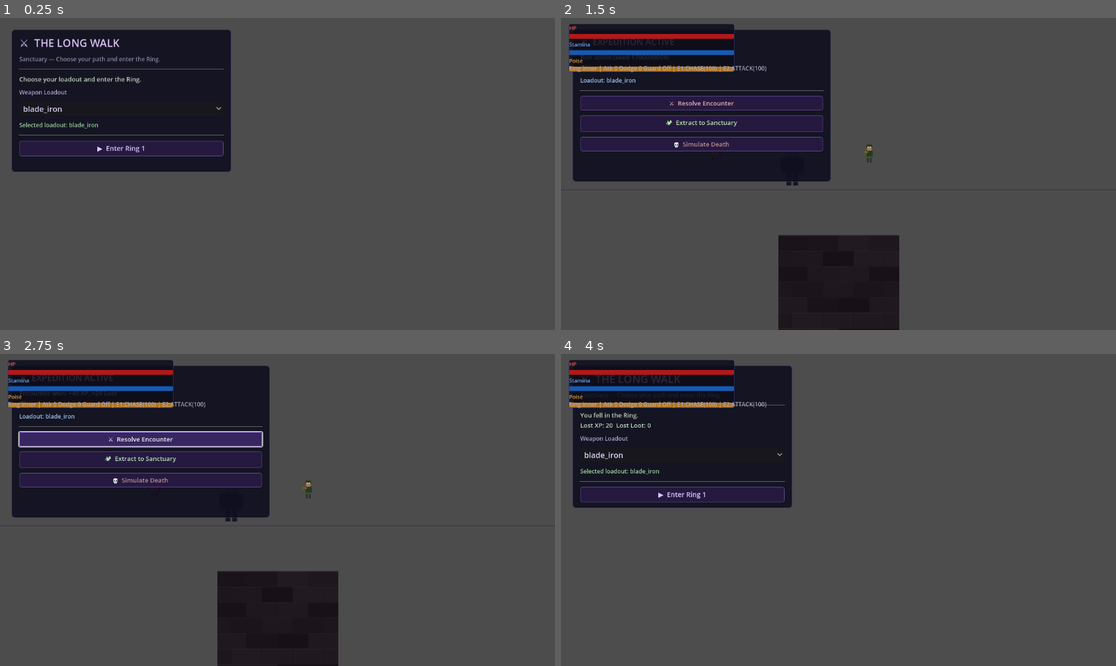
Above: before the commit, frames 1-4 (two rows, left to right).
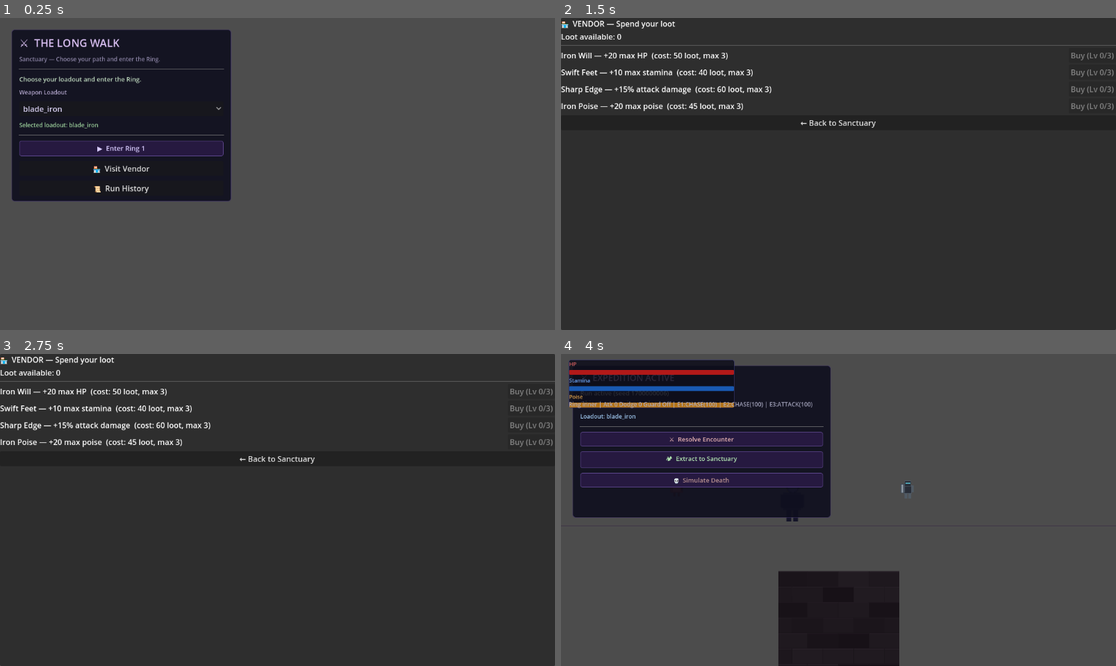
Above: after the commit, the same moments.

Repository: cbradshaw11/game-concept
Game: Godot game, scene res://scenes/main.tscn
Same seed, same stepped clock (60 frames per second), same inputs: the game is played once before the commit and once after it.
Inputs (mouse positions are in pixels of both pictures, inside the frame that each line leads up to):
- Up to frame 1 (0.25 s): no input
- Up to frame 2 (1.5 s): click (683, 167) at 0.5 s, where only the run after the commit has a clickable "🏪 Visit Vendor"; click (683, 149) at 1.25 s, where only the run before the commit has a clickable "▶ Enter Ring 1"
- Up to frame 3 (2.75 s): click (138, 438) at 2 s, where only the run before the commit has a clickable "⚔ Resolve Encounter"
- Up to frame 4 (4 s): click (699, 460) at 2.75 s, where only the run before the commit has a clickable "🏕 Extract to Sanctuary"; click (699, 478) at 3.5 s, where only the run before the commit has a clickable "💀 Simulate Death"

The runs differ from the first frame. In frame 1, 3.9% of the frame differs, in the area x 2-42%, y 47-59%; in frame 2, 91%; in frame 3, 92%, in the area x 0-100%, y 0-100%; in frame 4, 19%.

Commit message:
feat: [M15-T3-T6] wire audio into combat arena, vendor UI, Ring 2 button, FlowUI update
- combat_arena.gd: play attack/hit/dodge/guard/death/victory/combat music via AudioManager
- combat_arena.gd: load ring-specific background (arena_bg_mid.png for mid ring)
- flow_ui.gd: Ring 2 button (unlocks after first Ring 1 extraction), vendor panel, run history, UI click sounds
- main.gd: wire vendor_purchase_pressed signal, ring-aware contract targets, VendorSystem integration

Diff:
--- a/game/scenes/combat/combat_arena.gd
+++ b/game/scenes/combat/combat_arena.gd
@@ -54,11 +54,20 @@
 	_load_background()
 	_load_player_sprite()
 	_update_hud()
+	# Start combat music when arena becomes active
+	if AudioManager:
+		AudioManager.play_combat_music()
 
 func _load_background() -> void:
-	var bg_path := "res://assets/backgrounds/arena_bg.png"
+	# Check for ring-specific background first, fallback to default
+	var bg_name := "arena_bg.png"
+	if ring_id == "mid":
+		bg_name = "arena_bg_mid.png"
+	var bg_path := "res://assets/backgrounds/" + bg_name
 	if ResourceLoader.exists(bg_path):
 		arena_bg.texture = load(bg_path) as Texture2D
+	elif ResourceLoader.exists("res://assets/backgrounds/arena_bg.png"):
+		arena_bg.texture = load("res://assets/backgrounds/arena_bg.png") as Texture2D
 
 func _load_player_sprite() -> void:
 	var path := SPRITE_BASE + "player.png"
@@ -73,6 +82,7 @@
 	guard_active = false
 	encounter_enemy_count = max(1, enemy_count)
 	encounter_completed = false
+	_load_background()
 	_spawn_enemies(encounter_enemy_count)
 	player.set_guarding(false)
 	_update_hud()
@@ -96,6 +106,8 @@
 		enemy.tick(distance_to_player, delta)
 	if _all_enemies_defeated():
 		encounter_completed = true
+		if AudioManager:
+			AudioManager.play_victory()
 		encounter_cleared.emit(encounter_enemy_count)
 	_update_hud()
 
@@ -103,16 +115,22 @@
 	attack_count += 1
 	_apply_damage_to_front_enemy(40)
 	attack_hook_triggered.emit()
+	if AudioManager:
+		AudioManager.play_attack()
 	_update_hud()
 
 func _on_dodge_triggered() -> void:
 	dodge_count += 1
 	dodge_hook_triggered.emit()
+	if AudioManager:
+		AudioManager.play_dodge()
 	_update_hud()
 
 func _on_guard_changed(is_guarding: bool) -> void:
 	guard_active = is_guarding
 	guard_hook_changed.emit(is_guarding)
+	if is_guarding and AudioManager:
+		AudioManager.play_guard()
 	_update_hud()
 
 func _update_hud() -> void:
@@ -200,9 +218,13 @@
 				# Death: dissolve + heavy shake
 				_start_death_dissolve(i)
 				trigger_screen_shake(5.0, 0.3)
+				if AudioManager:
+					AudioManager.play_death()
 			else:
 				# Regular hit: light shake
 				trigger_screen_shake(2.0, 0.12)
+				if AudioManager:
+					AudioManager.play_hit()
 			return
 
 
--- a/game/scripts/main.gd
+++ b/game/scripts/main.gd
@@ -5,15 +5,18 @@
 const SaveSystem = preload("res://scripts/systems/save_system.gd")
 const CombatArenaScene = preload("res://scenes/combat/combat_arena.tscn")
 const ContractSystem = preload("res://scripts/systems/contract_system.gd")
+const VendorSystem = preload("res://scripts/systems/vendor_system.gd")
 
 @onready var flow_ui: FlowUI = $FlowUI
 
 var ring_director := RingDirector.new()
 var reward_system := RewardSystem.new()
 var contract_system := ContractSystem.new()
+var vendor_system := VendorSystem.new()
 var active_encounter: Dictionary = {}
 var selected_weapon_id: String = "blade_iron"
 var combat_arena: CombatArena = null
+var current_run_ring: String = "inner"
 
 func _ready() -> void:
 	print("The Long Walk MVP Slice 1 booted")
@@ -29,6 +32,7 @@
 	flow_ui.extract_pressed.connect(_on_extract_pressed)
 	flow_ui.die_pressed.connect(_on_die_pressed)
 	flow_ui.loadout_selected.connect(_on_loadout_selected)
+	flow_ui.vendor_purchase_pressed.connect(_on_vendor_purchase_pressed)
 
 func _connect_state() -> void:
 	GameState.run_started.connect(flow_ui.on_run_started)
@@ -36,19 +40,27 @@
 	GameState.extracted.connect(flow_ui.on_extracted)
 	GameState.player_died.connect(_on_player_died)
 
-func _on_start_run_pressed() -> void:
+func _on_start_run_pressed(ring_id: String) -> void:
+	# Check if ring is unlocked
+	if not GameState.is_ring_unlocked(ring_id, DataStore.rings):
+		return
+	current_run_ring = ring_id
 	var seed := Time.get_unix_time_from_system()
-	GameState.start_run(int(seed), "inner")
-	var contract := contract_system.start_contract("ring1_clearance", "inner", 3)
+	GameState.start_run(int(seed), ring_id)
+	# Get contract target from ring data
+	var ring_data := DataStore.get_ring(ring_id)
+	var contract_target := int(ring_data.get("contract_target", 3))
+	var contract_id := "ring_%s_clearance" % ring_id
+	var contract := contract_system.start_contract(contract_id, ring_id, contract_target)
 	flow_ui.on_objective_started(contract)
 	active_encounter = ring_director.generate_encounter(
 		int(seed),
-		"inner",
+		ring_id,
 		DataStore.enemies,
 		DataStore.encounter_templates
 	)
 	_ensure_combat_arena()
-	combat_arena.set_context("inner", int(seed), int(active_encounter.get("enemy_count", 1)))
+	combat_arena.set_context(ring_id, int(seed), int(active_encounter.get("enemy_count", 1)))
 	combat_arena.set_arena_active(true)
 	flow_ui.set_current_loadout(selected_weapon_id)
 
@@ -59,7 +71,7 @@
 		return
 
 	var rewards := reward_system.calculate_rewards(
-		"inner",
+		current_run_ring,
 		DataStore.rings,
 		int(active_encounter.get("enemy_count", 1))
 	)
@@ -94,6 +106,12 @@
 	if combat_arena != null:
 		combat_arena.set_arena_active(false)
 	flow_ui.on_died(GameState.unbanked_xp, GameState.unbanked_loot)
+
+func _on_vendor_purchase_pressed(upgrade_id: String) -> void:
+	var purchased := vendor_system.purchase(upgrade_id)
+	if purchased:
+		_save_state()
+		flow_ui.refresh_vendor()
 
 func _ensure_combat_arena() -> void:
 	if combat_arena != null:
--- a/game/scripts/ui/flow_ui.gd
+++ b/game/scripts/ui/flow_ui.gd
@@ -1,11 +1,12 @@
 extends CanvasLayer
 class_name FlowUI
 
-signal start_run_pressed
+signal start_run_pressed(ring_id: String)
 signal resolve_encounter_pressed
 signal extract_pressed
 signal die_pressed
 signal loadout_selected(weapon_id: String)
+signal vendor_purchase_pressed(upgrade_id: String)
 
 @onready var prep_screen: PanelContainer = $PrepScreen
 @onready var run_screen: PanelContainer = $RunScreen
@@ -15,35 +16,76 @@
 @onready var run_status: Label = $RunScreen/RunVBox/RunStatus
 @onready var run_loadout: Label = $RunScreen/RunVBox/RunLoadout
 
+# Vendor & Ring 2 nodes (created dynamically)
+var vendor_panel: PanelContainer = null
+var vendor_loot_label: Label = null
+var vendor_upgrade_buttons: Dictionary = {}  # upgrade_id -> Button
+
 var run_base_status: String = ""
 var objective_status: String = ""
 
 func _ready() -> void:
+	_setup_ring2_button()
+	_setup_vendor_panel()
+	_setup_history_button()
 	_show_prep()
 
 func _on_start_run_button_pressed() -> void:
-	start_run_pressed.emit()
+	_play_click()
+	start_run_pressed.emit("inner")
+
+func _on_start_ring2_button_pressed() -> void:
+	_play_click()
+	start_run_pressed.emit("mid")
 
 func _on_resolve_encounter_button_pressed() -> void:
+	_play_click()
 	resolve_encounter_pressed.emit()
 
 func _on_extract_button_pressed() -> void:
+	_play_click()
 	extract_pressed.emit()
 
 func _on_die_button_pressed() -> void:
+	_play_click()
 	die_pressed.emit()
 
 func _on_loadout_select_item_selected(index: int) -> void:
 	var weapon_id: Variant = loadout_select.get_item_metadata(index)
 	loadout_selected.emit(str(weapon_id))
 
+func _on_vendor_button_pressed(upgrade_id: String) -> void:
+	_play_click()
+	vendor_purchase_pressed.emit(upgrade_id)
+
+func _play_click() -> void:
+	if AudioManager:
+		AudioManager.play_ui_click()
+
+# ── Screen visibility ─────────────────────────────────────────────────────────
+
 func _show_prep() -> void:
 	prep_screen.visible = true
 	run_screen.visible = false
+	if vendor_panel:
+		vendor_panel.visible = false
+	if AudioManager:
+		AudioManager.play_sanctuary_music()
 
 func _show_run() -> void:
 	prep_screen.visible = false
 	run_screen.visible = true
+	if vendor_panel:
+		vendor_panel.visible = false
+
+func _show_vendor() -> void:
+	prep_screen.visible = false
+	run_screen.visible = false
+	if vendor_panel:
+		vendor_panel.visible = true
+		_refresh_vendor_ui()
+
+# ── Public API called from main.gd ───────────────────────────────────────────
 
 func on_run_started(seed: int) -> void:
 	_show_run()
@@ -71,16 +113,19 @@
 func on_extracted(total_xp: int, total_loot: int) -> void:
 	_show_prep()
 	prep_status.text = "Extracted successfully. Banked XP: %d  Loot: %d" % [total_xp, total_loot]
+	_refresh_ring_buttons()
 
 func on_died(unbanked_xp: int, unbanked_loot: int) -> void:
 	_show_prep()
 	prep_status.text = "You fell in the Ring.\nLost XP: %d  Lost Loot: %d" % [unbanked_xp, unbanked_loot]
+	_refresh_ring_buttons()
 
 func on_idle_ready() -> void:
 	_show_prep()
 	run_base_status = ""
 	objective_status = ""
 	prep_status.text = "Choose your loadout and enter the Ring."
+	_refresh_ring_buttons()
 
 func on_objective_started(contract: Dictionary) -> void:
 	var contract_id := str(contract.get("id", "contract"))
@@ -106,6 +151,11 @@
 	var contract_id := str(contract.get("id", "contract"))
 	objective_status = "%s  failed" % contract_id
 	_refresh_run_status()
+
+func refresh_vendor() -> void:
+	_refresh_vendor_ui()
+
+# ── Internal helpers ──────────────────────────────────────────────────────────
 
 func _refresh_run_status() -> void:
 	var lines: PackedStringArray = []
@@ -114,3 +164,137 @@
 	if objective_status != "":
 		lines.append("Objective: %s" % objective_status)
 	run_status.text = "\n".join(lines)
+
+func _refresh_ring_buttons() -> void:
+	# Show Ring 2 button only if unlocked
+	var ring2_btn := prep_screen.find_child("Ring2Button", true, false)
+	if ring2_btn is Button:
+		var unlocked := GameState.has_extracted_from("inner")
+		ring2_btn.visible = unlocked
+		ring2_btn.disabled = not unlocked
+
+# ── Dynamic UI construction ───────────────────────────────────────────────────
+
+func _setup_ring2_button() -> void:
+	var prep_vbox := prep_screen.get_node("PrepVBox")
+	if prep_vbox == null:
+		return
+	var btn := Button.new()
+	btn.name = "Ring2Button"
+	btn.text = "▶  Enter Ring 2 (Mid Reaches)"
+	btn.visible = false  # Hidden until unlocked
+	btn.pressed.connect(_on_start_ring2_button_pressed)
+	prep_vbox.add_child(btn)
+
+func _setup_vendor_panel() -> void:
+	# Build a simple vendor panel as a sibling of PrepScreen
+	vendor_panel = PanelContainer.new()
+	vendor_panel.name = "VendorPanel"
+	vendor_panel.visible = false
+	vendor_panel.set_anchors_preset(Control.PRESET_FULL_RECT)
+	add_child(vendor_panel)
+
+	var vbox := VBoxContainer.new()
+	vendor_panel.add_child(vbox)
+
+	var title := Label.new()
+	title.text = "🏪  VENDOR — Spend your loot"
+	vbox.add_child(title)
+
+	vendor_loot_label = Label.new()
+	vendor_loot_label.text = "Loot: 0"
+	vbox.add_child(vendor_loot_label)
+
+	var sep := HSeparator.new()
+	vbox.add_child(sep)
+
+	# Upgrade buttons
+	for upg in DataStore.get_vendor_upgrades():
+		var upg_id := str(upg.get("id", ""))
+		var upg_name := str(upg.get("name", upg_id))
+		var upg_desc := str(upg.get("description", ""))
+		var upg_cost := int(upg.get("cost", 0))
+		var max_level := int(upg.get("max_level", 1))
+
+		var row := HBoxContainer.new()
+		vbox.add_child(row)
+
+		var lbl := Label.new()
+		lbl.text = "%s — %s  (cost: %d loot, max %d)" % [upg_name, upg_desc, upg_cost, max_level]
+		lbl.size_flags_horizontal = Control.SIZE_EXPAND_FILL
+		row.add_child(lbl)
+
+		var btn := Button.new()
+		btn.name = "VendorBtn_" + upg_id
+		btn.text = "Buy"
+		var cap_id := upg_id  # capture for lambda
+		btn.pressed.connect(func(): _on_vendor_button_pressed(cap_id))
+		row.add_child(btn)
+		vendor_upgrade_buttons[upg_id] = btn
+
+	var back_btn := Button.new()
+	back_btn.text = "← Back to Sanctuary"
+	back_btn.pressed.connect(func(): _show_prep())
+	vbox.add_child(back_btn)
+
+	# Wire the existing vendor button in PrepScreen if it exists
+	var existing_vendor_btn := prep_screen.find_child("VendorButton", true, false)
+	if existing_vendor_btn is Button:
+		existing_vendor_btn.pressed.connect(func(): _show_vendor())
+	else:
+		# Add a vendor button to prep vbox
+		var vendor_nav_btn := Button.new()
+		vendor_nav_btn.name = "VendorButton"
+		vendor_nav_btn.text = "🏪  Visit Vendor"
+		vendor_nav_btn.pressed.connect(func():
+			_play_click()
+			_show_vendor()
+		)
+		var prep_vbox := prep_screen.get_node("PrepVBox")
+		if prep_vbox:
+			prep_vbox.add_child(vendor_nav_btn)
+
+func _setup_history_button() -> void:
+	var prep_vbox := prep_screen.get_node("PrepVBox")
+	if prep_vbox == null:
+		return
+	var btn := Button.new()
+	btn.name = "HistoryButton"
+	btn.text = "📜  Run History"
+	btn.pressed.connect(func():
+		_play_click()
+		_show_run_history()
+	)
+	prep_vbox.add_child(btn)
+
+func _refresh_vendor_ui() -> void:
+	if vendor_loot_label:
+		vendor_loot_label.text = "Loot available: %d" % GameState.banked_loot
+
+	for upg_id in vendor_upgrade_buttons:
+		var btn: Button = vendor_upgrade_buttons[upg_id]
+		var upg := DataStore.get_vendor_upgrade(upg_id)
+		var cost := int(upg.get("cost", 9999))
+		var max_level := int(upg.get("max_level", 1))
+		var current_level := GameState.get_upgrade_level(upg_id)
+		var can_buy := current_level < max_level and GameState.banked_loot >= cost
+		btn.text = "Buy (Lv %d/%d)" % [current_level, max_level]
+		btn.disabled = not can_buy
+
+func _show_run_history() -> void:
+	# Display run history in prep_status for simplicity
+	var history := GameState.get_run_history()
+	if history.is_empty():
+		prep_status.text = "No runs yet. Enter the Ring!"
+		return
+	var lines: PackedStringArray = []
+	lines.append("── Run History (last %d) ──" % history.size())
+	var start_idx := max(0, history.size() - 10)
+	for i in range(history.size() - 1, start_idx - 1, -1):
+		var entry: Dictionary = history[i]
+		var ring := str(entry.get("ring", "?"))
+		var outcome := "✓ Extracted" if bool(entry.get("extracted", false)) else "✗ Died"
+		var xp := int(entry.get("unbanked_xp", 0))
+		var loot := int(entry.get("unbanked_loot", 0))
+		lines.append("Ring: %s | %s | XP: %d Loot: %d" % [ring, outcome, xp, loot])
+	prep_status.text = "\n".join(lines)
